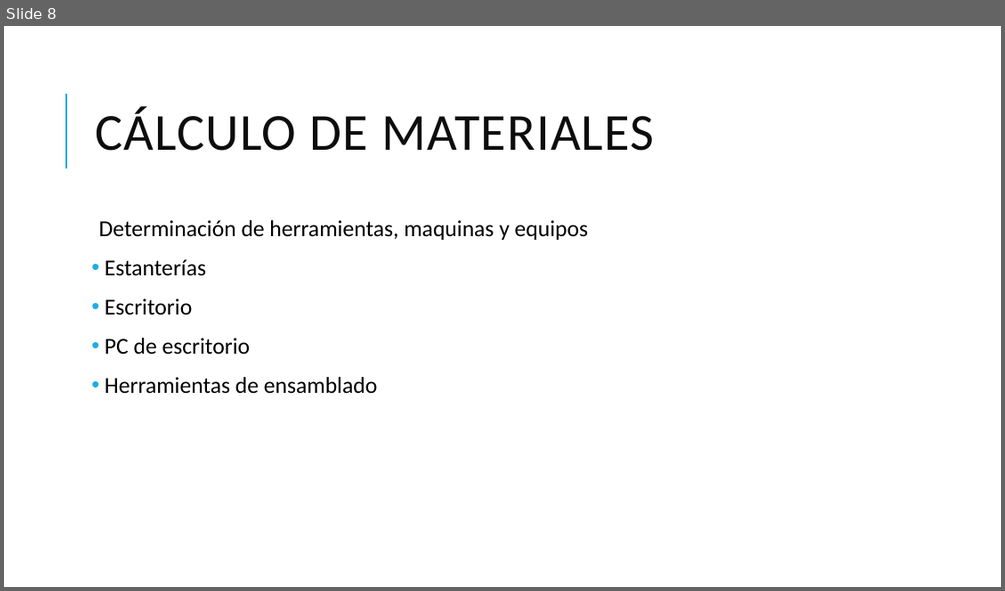
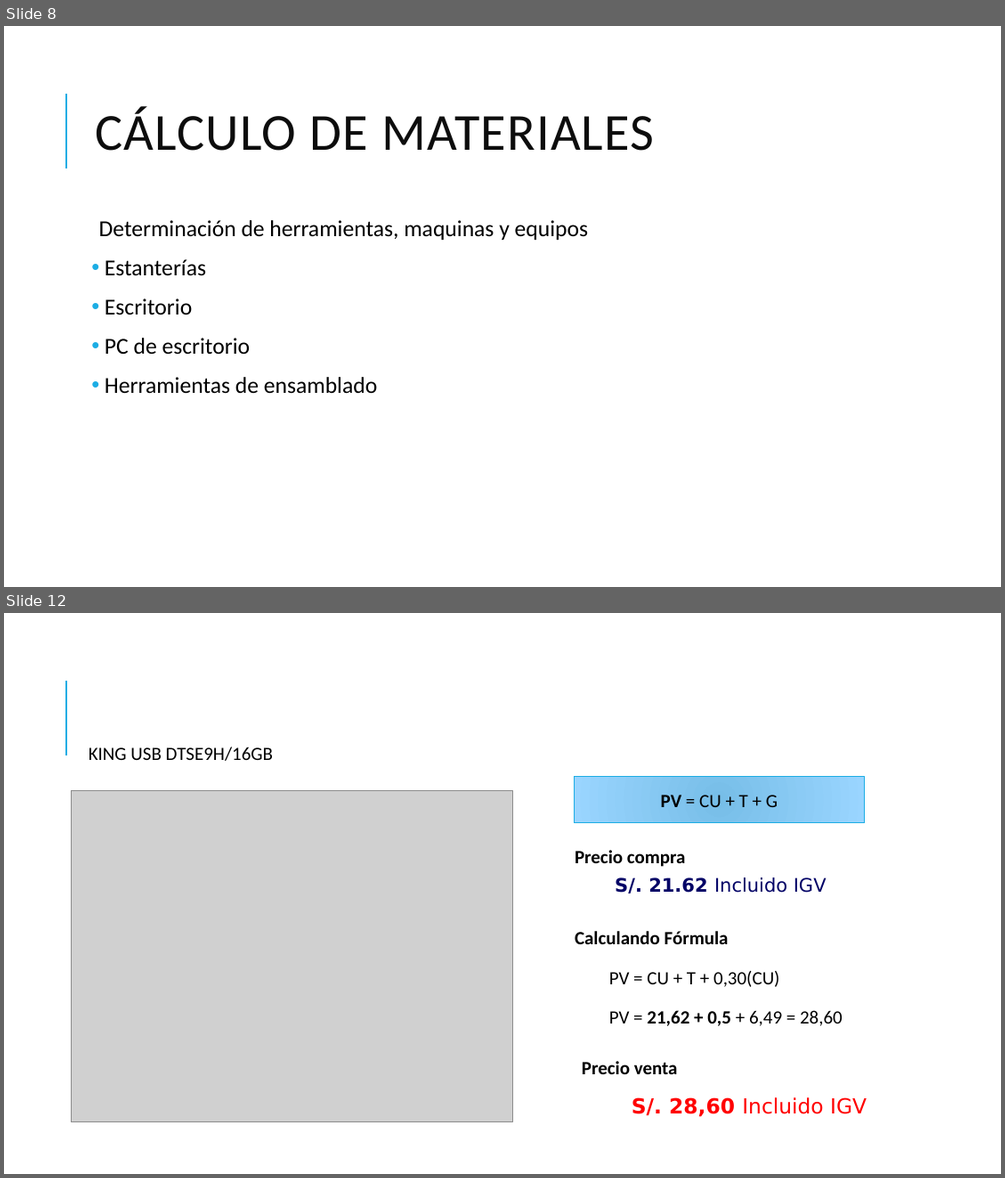
Before and after one commit to alexscito/administracion_de_empresas, a slide deck: Plan de negocios.pptx. Shown one above the other, each under a label of ours: slide 8 before the commit, slides 8 and 12 after it; the slides between them are not shown. The pictures are 1005x591 and 1005x1178 pixels, drawn with LibreOffice and Linux fonts; fonts in the diff are those of the drawing; grey boxes stand for pictures. Boxes give left, top, right and bottom in pixels: in the first picture for what was removed or moved away, otherwise in the second. Text is boxed around its words. In the diff, an @@ line names an element or a change of style, - is before the commit and + after.

```diff
--- a/Plan de negocios.pptx
+++ b/Plan de negocios.pptx
@@ slide 12 added at [4, 613, 1001, 1174], background #FFFFFF; not listed: 1 template element that a slide beside it also shows @@
@@ text added at [89, 747, 273, 761], 18 pt, text #000000 @@
+KING USB DTSE9H/16GB
@@ picture added at [71, 791, 512, 1122] @@
@@ rectangle added at [574, 777, 865, 823], fill gradient #78BEE9 to #9AD5FF, outline #1CADE4 0.75 pt, 18 pt, text #000000 @@
+PV = CU + T + G
@@ text added at [574, 850, 686, 867], 18 pt, text #000000, bold @@
+Precio compra
@@ text added at [615, 877, 826, 893], 18 pt, text #000066 @@
+S/. 21.62 Incluido IGV
@@ text added at [574, 931, 728, 944], 18 pt, text #000000, bold @@
+Calculando Fórmula
@@ text added at [609, 971, 779, 987], 18 pt, text #000000 @@
+PV = CU + T + 0,30(CU)
@@ text added at [609, 1010, 842, 1026], 18 pt, text #000000 @@
+PV = 21,62 + 0,5 + 6,49 = 28,60
@@ text added at [582, 1061, 678, 1074], 18 pt, text #000000, bold @@
+Precio venta
@@ text added at [631, 1097, 866, 1117], 20 pt, text #FF0000 @@
+S/. 28,60 Incluido IGV
```
Also in this commit, not shown: 2 slides changed, 1 other slide added, 2 other files.
